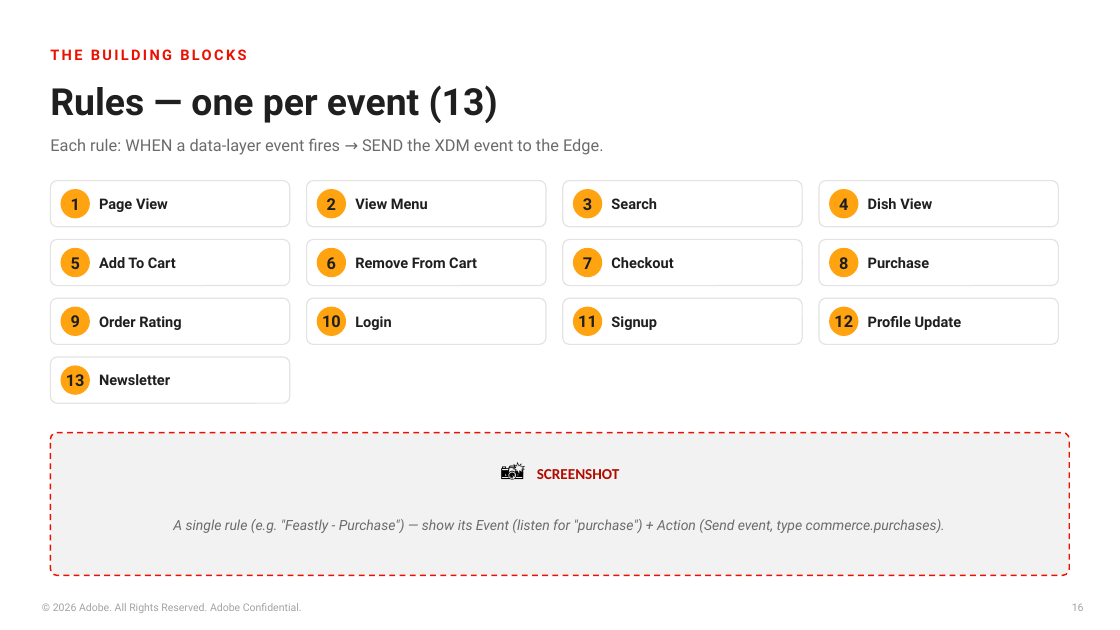
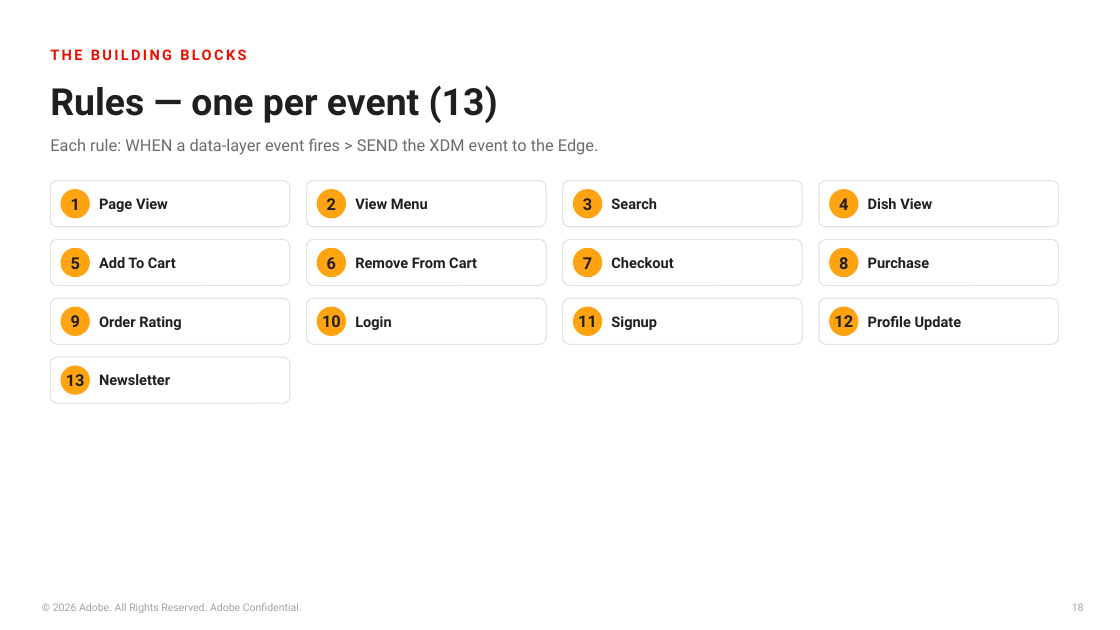
Before and after one commit to princeparvat80/aep-data-collection-food-demo, a slide deck: slide 18 of presentation/Feastly-DataCollection-to-AEP.pptx (slide 16 before the commit). Drawn at 1120x630 pixels with LibreOffice and Linux fonts; fonts in the diff are those of the drawing. Boxes give left, top, right and bottom in pixels: in the first picture for what was removed or moved away, otherwise in the second. Text is boxed around its words. In the diff, an @@ line names an element or a change of style, - is before the commit and + after.

```diff
--- a/presentation/Feastly-DataCollection-to-AEP.pptx
+++ b/presentation/Feastly-DataCollection-to-AEP.pptx
@@ text at (50, 138, 599, 155): text changed @@
-Each rule: WHEN a data-layer event fires → SEND the XDM event to the Edge.
+Each rule: WHEN a data-layer event fires > SEND the XDM event to the Edge.
@@ rounded rectangle removed at (50, 433, 1070, 576) @@
@@ text removed at (537, 469, 619, 479) @@
-📸 SCREENSHOT
@@ text removed at (173, 519, 945, 533) @@
-A single rule (e.g. "Feastly - Purchase") — show its Event (listen for "purchase") + Action (Send event, type commerce.purchases).
```
Also in this commit, not shown: 16 other slides changed, 6 slides added, 16 other files.
